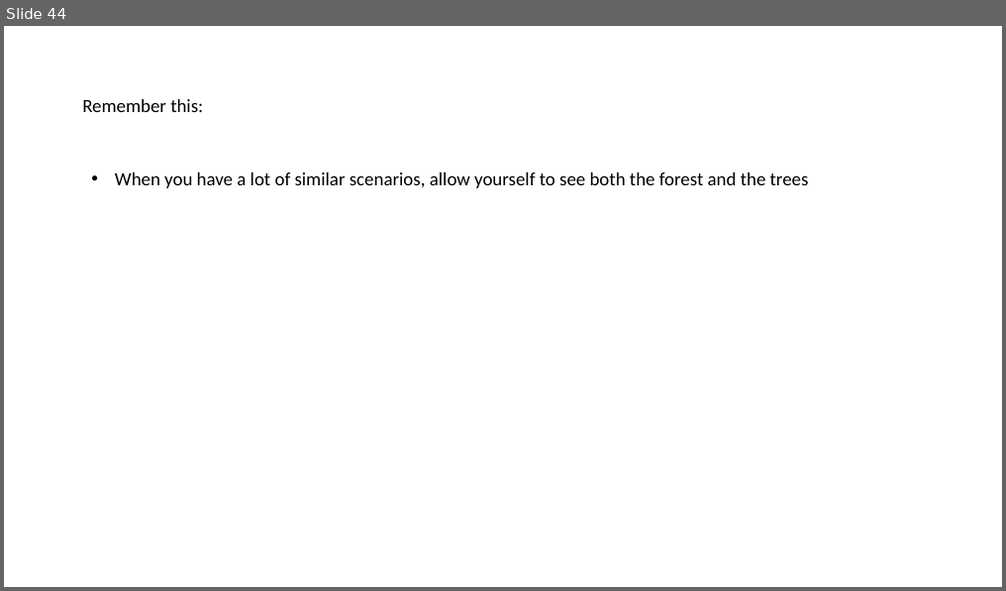
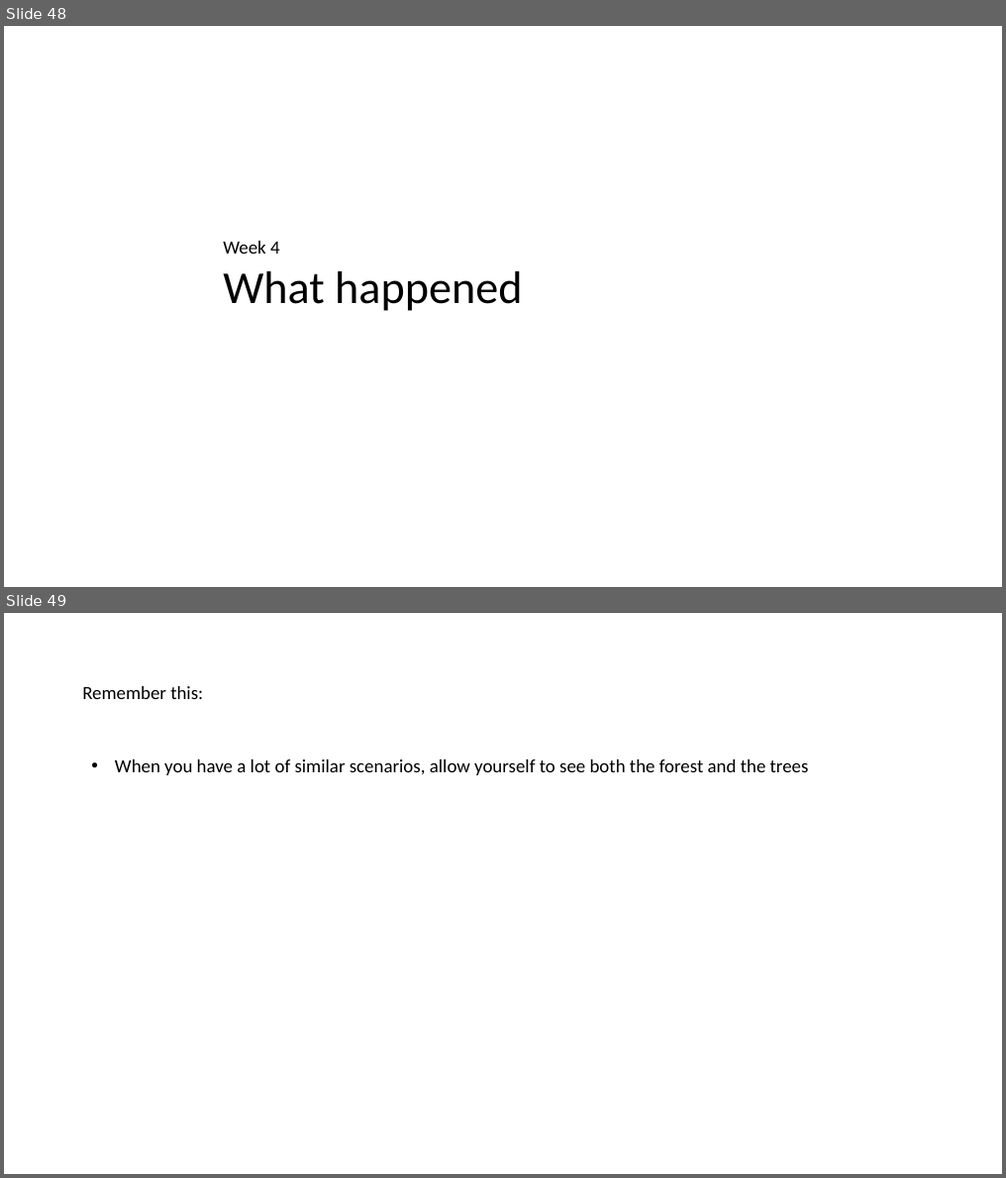
Before and after one commit to LearnWithLlew/TestingBetterWithApprovals.Slides, a slide deck: slides/Testing Better with Approvals.pptx. Shown one above the other, each under a label of ours: slide 44 before the commit, slides 48 and 49 after it. The pictures are 1006x591 and 1006x1178 pixels, drawn with LibreOffice and Linux fonts; fonts in the diff are those of the drawing. Boxes give left, top, right and bottom in pixels: in the first picture for what was removed or moved away, otherwise in the second. Text is boxed around its words. In the diff, an @@ line names an element or a change of style, - is before the commit and + after.

```diff
--- a/slides/Testing Better with Approvals.pptx
+++ b/slides/Testing Better with Approvals.pptx
@@ slide 48 added at [4, 26, 1002, 587], background #FFFFFF @@
@@ text added at [223, 241, 522, 311], 44 pt, text #000000 @@
+Week 4
+What happened
@@ what was slide 44 is now slide 49 @@
```
Also in this commit, not shown: 15 other slides added, 1 slide removed.
